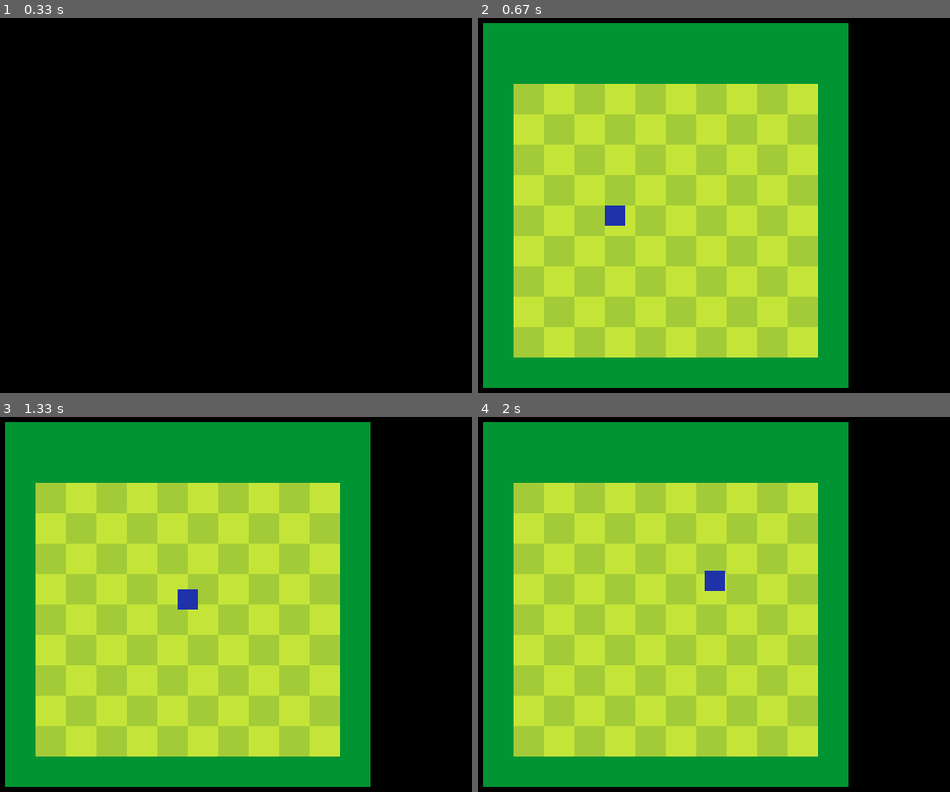
Above: before the commit, frames 1-4 (two rows, left to right).
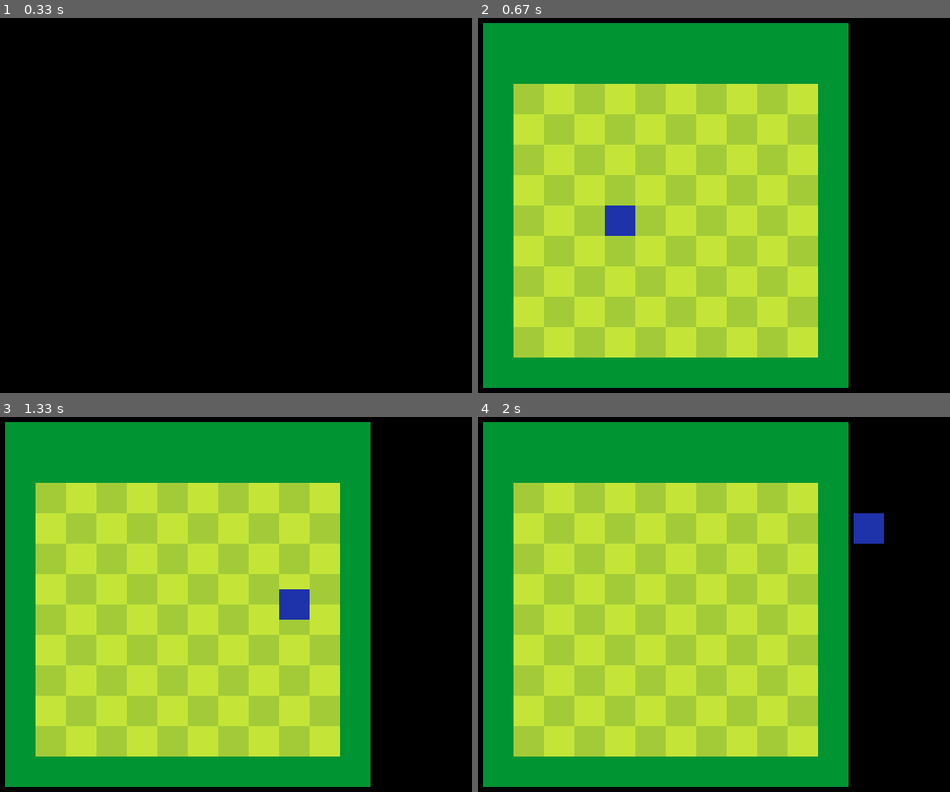
Above: after the commit, the same moments.

Repository: the24/pygame-snake
Game: pygame game, started from main.py
The game is run twice, just before and just after one commit, with the same random seed, the same clock (stepped at 60 frames per second) and the same inputs.
Inputs:
- Up to frame 1 (0.33 s): no input
- Up to frame 2 (0.67 s): tap Space at 0.33 s
- Up to frame 3 (1.33 s): hold Right 0.67-1.13 s; hold Up from 1.17 s (still down)
- Up to frame 4 (2 s): release Up at 1.47 s; hold Right 1.5-1.97 s

Frame 1 is identical in both runs. In frame 2, 0.3% of the frame differs, in the area x 26-34%, y 50-59%; in frame 3, 0.8%, in the area x 37-66%, y 45-55%; in frame 4, 0.8%.

Commit message:
déplacement lisse (transition)

Diff:
--- a/snake.py
+++ b/snake.py
@@ -7,14 +7,30 @@
 
     def __init__(self, map: Map, x: int = 3, y: int = 4, color: Tuple[int] = (30, 50, 170)) -> None:
         x, y = map.get_pos(x, y)
-        super().__init__(x, y, 24, 24, color=color)
+        super().__init__(x, y, 36, 36, color=color)
         self.map = map
         self.dir = [0, 0]
-        self.speed = 2
+        self.speed = 10
 
     def update(self):
-        self.rect.x += self.dir[0] * self.speed
-        self.rect.y += self.dir[1] * self.speed
+        if self.dir == [0, 0]:
+            return
+
+        if not hasattr(self, "x") or not hasattr(self, "y"):
+            self.x, self.y = self.rect.x, self.rect.y
+
+        if self.x == self.rect.x and self.y == self.rect.y:
+            self.prev_x, self.prev_y = self.x, self.y
+
+            self.x += self.dir[0] * 36
+            self.y += self.dir[1] * 36
+
+        else:
+            delta_x = self.x - self.prev_x
+            delta_y = self.y - self.prev_y
+
+            self.rect.x += round(delta_x / 60 * self.speed)
+            self.rect.y += round(delta_y / 60 * self.speed)
 
     def down(self):
         self.dir = [0, 1]
